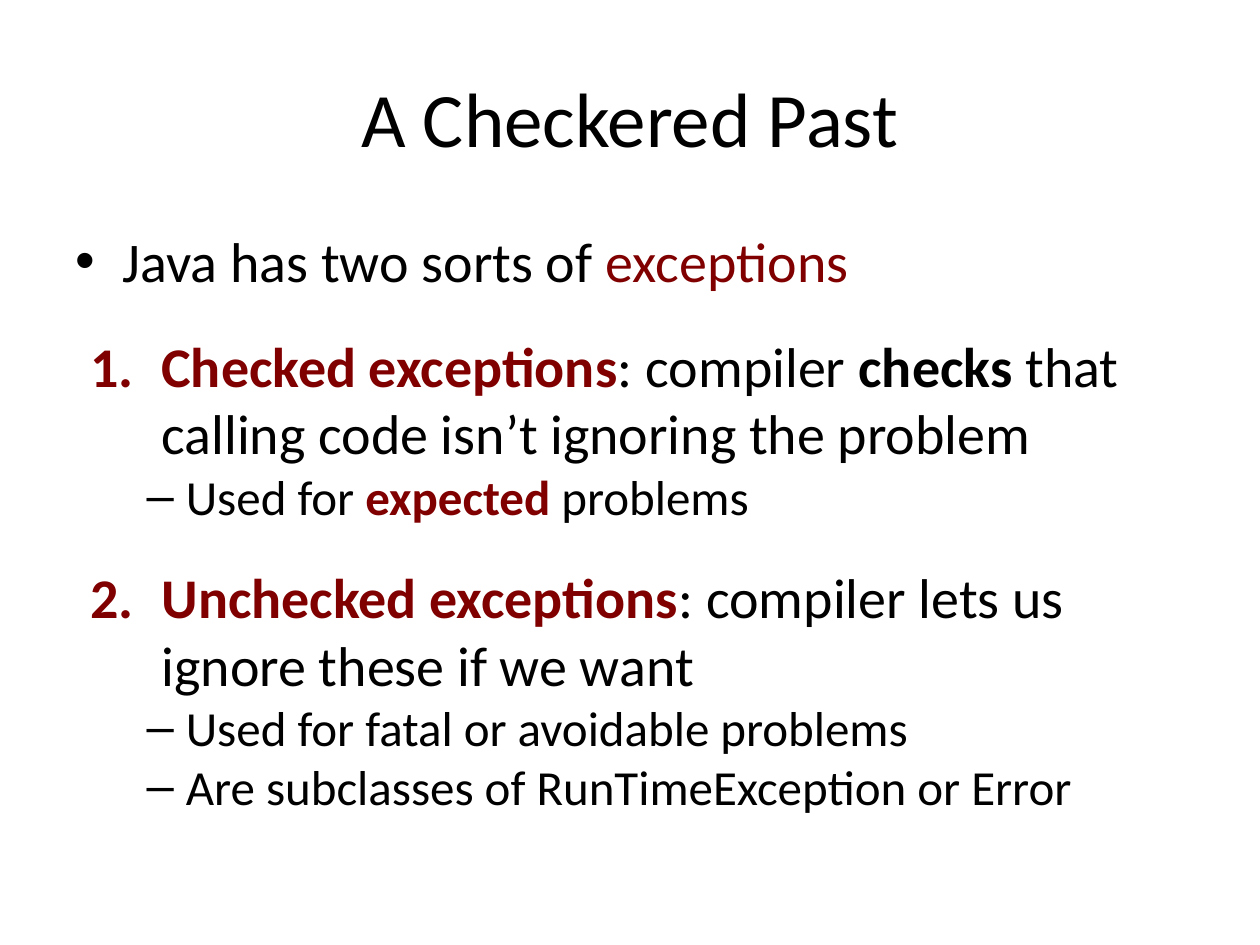
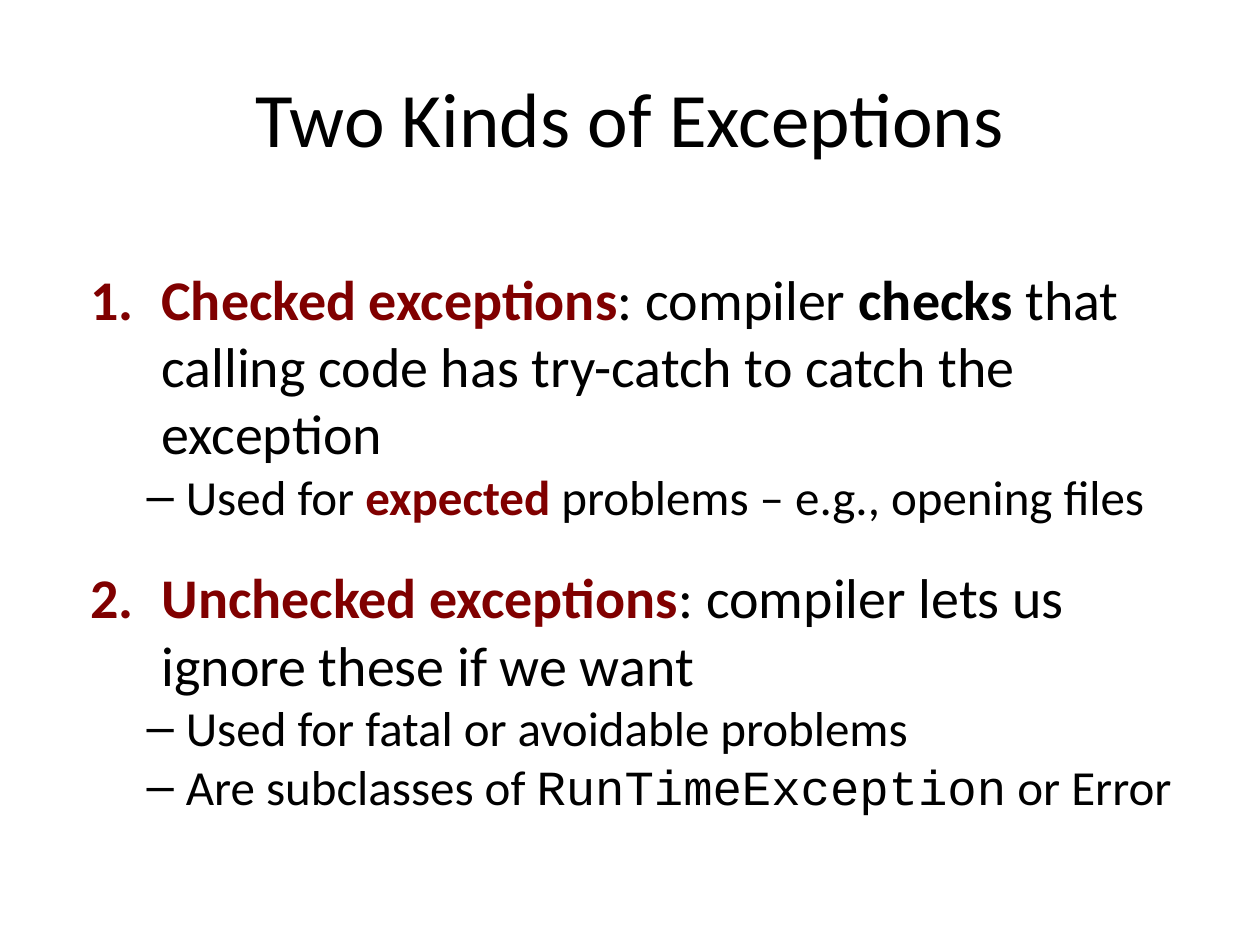
Before and after one commit to RHIT-CSSE/csse220, a slide deck: slide 22 of ClassMaterials/OOAndExceptions/Slides/OODFilesExceptions.pptx (slide 16 before the commit). Drawn at 1260x945 pixels with LibreOffice and Linux fonts; fonts in the diff are those of the drawing. Boxes give left, top, right and bottom in pixels: in the first picture for what was removed or moved away, otherwise in the second. Text is boxed around its words. In the diff, an @@ line names an element or a change of style, - is before the commit and + after.

```diff
--- a/ClassMaterials/OOAndExceptions/Slides/OODFilesExceptions.pptx
+++ b/ClassMaterials/OOAndExceptions/Slides/OODFilesExceptions.pptx
@@ text at bbox=[255, 93, 1003, 160]: text changed @@
-A Checkered Past
+Two Kinds of Exceptions
@@ text at bbox=[161, 280, 1145, 524]: text changed @@
-• Java has two sorts of exceptions
-1. Checked exceptions: compiler checks that calling code isn’t ignoring the problem
-  – Used for expected problems
+1. Checked exceptions: compiler checks that calling code has try-catch to catch the exception
+  – Used for expected problems – e.g., opening files
@@ text at bbox=[186, 769, 1171, 816]: font Calibri to Courier New in "RunTimeException" @@
```
Also in this commit, not shown: 10 other slides changed, 8 slides added, 3 slides removed.
